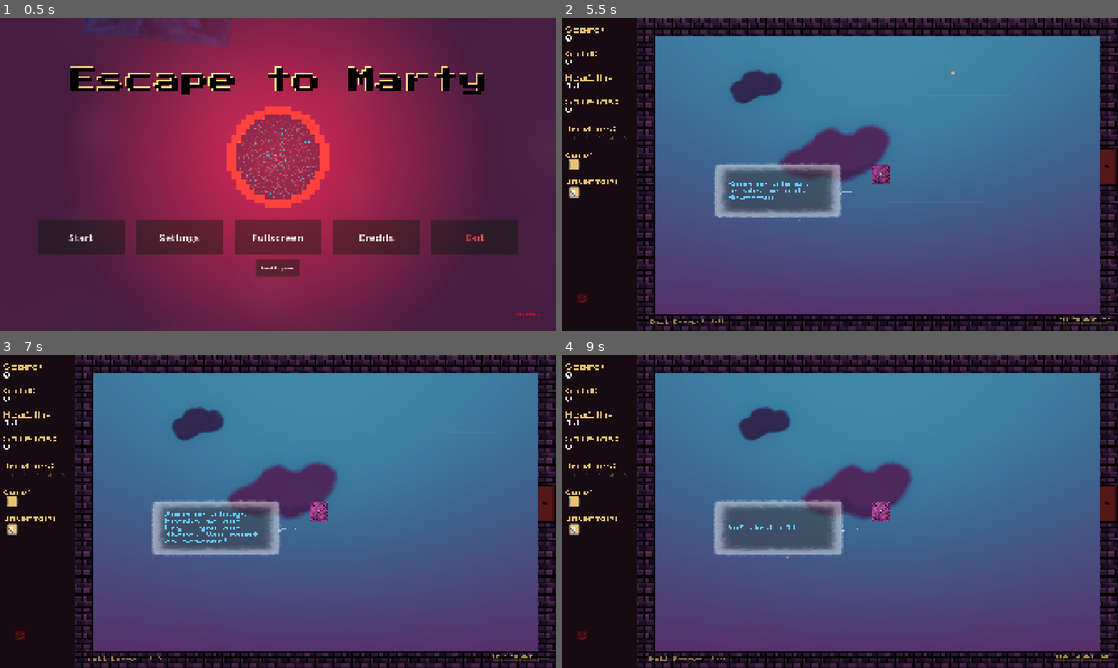
Above: before the commit, frames 1-4 (two rows, left to right).
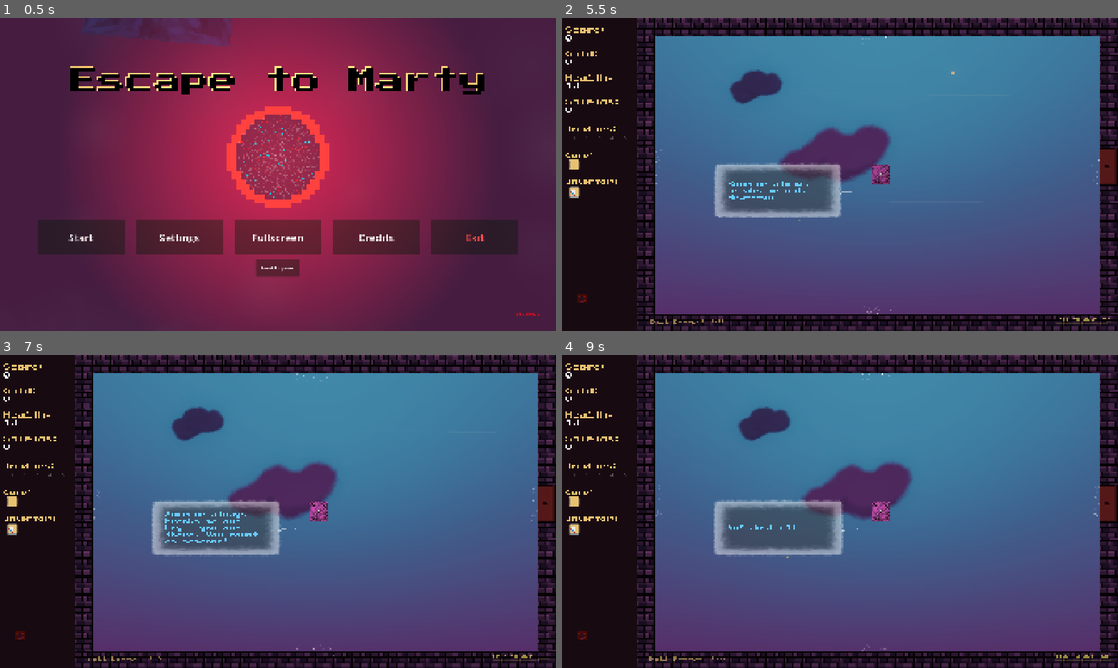
Above: after the commit, the same moments.

Repository: lostpoet999/escape_to_marty
Game: Godot game, scene res://scenes_and_scripts/ui_main_menu/main_menu.tscn
Same seed, same stepped clock (60 frames per second), same inputs: the game is played once before the commit and once after it. Sound files missing from this copy of the repository are replaced by a short silence.
Inputs (mouse positions are in pixels of both pictures, inside the frame that each line leads up to):
- Up to frame 1 (0.5 s): no input
- Up to frame 2 (5.5 s): click "Start" at 0.5 s; click (573, 165) at 1.27 s; click (573, 193) at 2.02 s; click (573, 165) at 2.77 s; click (573, 193) at 3.52 s; click (573, 165) at 4.27 s; click (573, 193) at 5.02 s
- Up to frame 3 (7 s): tap Enter (ui_accept) at 5.75 s; drag from (316, 511) to (316, 642) at 5.77 s; drag from (166, 527) to (316, 642) at 6.52 s
- Up to frame 4 (9 s): move the mouse to (895, 442) at 7.27 s; click (895, 442) at 7.35 s; drag from (812, 574) to (1106, 642) at 8.02 s; move the mouse to (1006, 558) at 8.77 s; tap E (ball_activate_powerup) at 8.85 s; click (1006, 558) at 8.92 s

Frame 1 is identical in both runs. In frame 2, less than 0.1% of the frame differs, in the area x 16-97%, y 5-95%; in frame 3, less than 0.1%; in frame 4, less than 0.1%.

Commit message:
exit particles (work in progress)

Diff:
--- a/project.godot
+++ b/project.godot
@@ -112,3 +112,4 @@
 renderer/rendering_method="gl_compatibility"
 textures/lossless_compression/force_png=true
 textures/default_filters/anisotropic_filtering_level=0
+environment/defaults/default_clear_color=Color(0, 0, 0, 1)
--- a/scenes_and_scripts/exits/east_exit.tscn
+++ b/scenes_and_scripts/exits/east_exit.tscn
@@ -1,23 +1,28 @@
 [gd_scene format=3 uid="uid://37ac7xv2kevl"]
 
 [ext_resource type="PackedScene" uid="uid://csxt8ng8rhxo" path="res://scenes_and_scripts/exits/exit_base.tscn" id="1_v65l6"]
+[ext_resource type="PackedScene" uid="uid://feb8l5v61x11" path="res://scenes_and_scripts/exits/exit_particles.tscn" id="2_anq2d"]
 
 [sub_resource type="RectangleShape2D" id="RectangleShape2D_v65l6"]
 size = Vector2(64, 128)
 
 [node name="EastExit" unique_id=618575957 instance=ExtResource("1_v65l6")]
 
-[node name="CollisionShape2D" type="CollisionShape2D" parent="." index="0" unique_id=137459280]
+[node name="exit_particles" parent="." index="0" unique_id=633668457 instance=ExtResource("2_anq2d")]
+position = Vector2(-64, 0)
+rotation = 3.1415927
+
+[node name="CollisionShape2D" type="CollisionShape2D" parent="." index="1" unique_id=137459280]
 shape = SubResource("RectangleShape2D_v65l6")
 
-[node name="ExitBarrier_closed" parent="." index="1" unique_id=1059702]
+[node name="ExitBarrier_closed" parent="." index="2" unique_id=1059702]
 offset_left = 30.0
 offset_top = -64.0
 offset_right = 158.0
 offset_bottom = 0.0
 rotation = 1.5707964
 
-[node name="ExitBarrier_open" parent="." index="2" unique_id=1415348688]
+[node name="ExitBarrier_open" parent="." index="3" unique_id=1415348688]
 offset_left = 30.0
 offset_top = -64.0
 offset_right = 158.0
--- /dev/null
+++ b/scenes_and_scripts/exits/exit_particles.tscn
@@ -0,0 +1,22 @@
+[gd_scene format=3 uid="uid://feb8l5v61x11"]
+
+[ext_resource type="Texture2D" uid="uid://befajfg1phsl6" path="res://scenes_and_scripts/actors/player/player_ghost_particles.png" id="1_3jlfx"]
+
+[sub_resource type="Gradient" id="Gradient_kdu0b"]
+offsets = PackedFloat32Array(0.0028653145, 1)
+colors = PackedColorArray(1, 1, 1, 0, 1, 1, 1, 1)
+
+[node name="exit_particles" type="CPUParticles2D" unique_id=633668457]
+amount = 64
+texture = ExtResource("1_3jlfx")
+lifetime = 2.0
+emission_shape = 3
+emission_rect_extents = Vector2(1, 64)
+direction = Vector2(-16, 0)
+spread = 0.0
+gravity = Vector2(0, 0)
+initial_velocity_min = 16.0
+initial_velocity_max = 32.0
+scale_amount_min = 0.01
+scale_amount_max = 0.02
+color_ramp = SubResource("Gradient_kdu0b")
--- a/scenes_and_scripts/exits/north_exit.tscn
+++ b/scenes_and_scripts/exits/north_exit.tscn
@@ -1,11 +1,16 @@
 [gd_scene format=3 uid="uid://bk0rhi08kvbgx"]
 
 [ext_resource type="PackedScene" uid="uid://csxt8ng8rhxo" path="res://scenes_and_scripts/exits/exit_base.tscn" id="1_otxt5"]
+[ext_resource type="PackedScene" uid="uid://feb8l5v61x11" path="res://scenes_and_scripts/exits/exit_particles.tscn" id="2_rb4oc"]
 
 [sub_resource type="RectangleShape2D" id="RectangleShape2D_otxt5"]
 size = Vector2(128, 64)
 
 [node name="NorthExit" unique_id=618575957 instance=ExtResource("1_otxt5")]
 
-[node name="CollisionShape2D" type="CollisionShape2D" parent="." index="0" unique_id=1206359302]
+[node name="exit_particles" parent="." index="0" unique_id=633668457 instance=ExtResource("2_rb4oc")]
+position = Vector2(0, 64)
+rotation = 1.5707964
+
+[node name="CollisionShape2D" type="CollisionShape2D" parent="." index="1" unique_id=1206359302]
 shape = SubResource("RectangleShape2D_otxt5")
--- a/scenes_and_scripts/exits/south_exit.tscn
+++ b/scenes_and_scripts/exits/south_exit.tscn
@@ -1,23 +1,28 @@
 [gd_scene format=3 uid="uid://8f12tc7oq8p5"]
 
 [ext_resource type="PackedScene" uid="uid://csxt8ng8rhxo" path="res://scenes_and_scripts/exits/exit_base.tscn" id="1_jt87b"]
+[ext_resource type="PackedScene" uid="uid://feb8l5v61x11" path="res://scenes_and_scripts/exits/exit_particles.tscn" id="2_bocl2"]
 
 [sub_resource type="RectangleShape2D" id="RectangleShape2D_jt87b"]
 size = Vector2(128, 64)
 
 [node name="SouthExit" unique_id=618575957 instance=ExtResource("1_jt87b")]
 
-[node name="CollisionShape2D" type="CollisionShape2D" parent="." index="0" unique_id=2121695436]
+[node name="exit_particles" parent="." index="0" unique_id=633668457 instance=ExtResource("2_bocl2")]
+position = Vector2(0, -64)
+rotation = -1.5707964
+
+[node name="CollisionShape2D" type="CollisionShape2D" parent="." index="1" unique_id=2121695436]
 shape = SubResource("RectangleShape2D_jt87b")
 
-[node name="ExitBarrier_closed" parent="." index="1" unique_id=1059702]
+[node name="ExitBarrier_closed" parent="." index="2" unique_id=1059702]
 offset_left = 64.0
 offset_top = 32.0
 offset_right = 192.0
 offset_bottom = 96.0
 rotation = 3.1415927
 
-[node name="ExitBarrier_open" parent="." index="2" unique_id=1415348688]
+[node name="ExitBarrier_open" parent="." index="3" unique_id=1415348688]
 offset_left = 64.0
 offset_top = 32.0
 offset_right = 192.0
--- a/scenes_and_scripts/exits/west_exit.tscn
+++ b/scenes_and_scripts/exits/west_exit.tscn
@@ -1,23 +1,27 @@
 [gd_scene format=3 uid="uid://dldewve8r7d7i"]
 
 [ext_resource type="PackedScene" uid="uid://csxt8ng8rhxo" path="res://scenes_and_scripts/exits/exit_base.tscn" id="1_2q54b"]
+[ext_resource type="PackedScene" uid="uid://feb8l5v61x11" path="res://scenes_and_scripts/exits/exit_particles.tscn" id="2_ahksb"]
 
 [sub_resource type="RectangleShape2D" id="RectangleShape2D_2q54b"]
 size = Vector2(64, 128)
 
 [node name="WestExit" unique_id=618575957 instance=ExtResource("1_2q54b")]
 
-[node name="CollisionShape2D" type="CollisionShape2D" parent="." index="0" unique_id=43937749]
+[node name="exit_particles" parent="." index="0" unique_id=633668457 instance=ExtResource("2_ahksb")]
+position = Vector2(64, 0)
+
+[node name="CollisionShape2D" type="CollisionShape2D" parent="." index="1" unique_id=43937749]
 shape = SubResource("RectangleShape2D_2q54b")
 
-[node name="ExitBarrier_closed" parent="." index="1" unique_id=1059702]
+[node name="ExitBarrier_closed" parent="." index="2" unique_id=1059702]
 offset_left = -32.0
 offset_top = 64.0
 offset_right = 96.0
 offset_bottom = 128.0
 rotation = -1.5707964
 
-[node name="ExitBarrier_open" parent="." index="2" unique_id=1415348688]
+[node name="ExitBarrier_open" parent="." index="3" unique_id=1415348688]
 offset_left = -32.0
 offset_top = 64.0
 offset_right = 96.0
